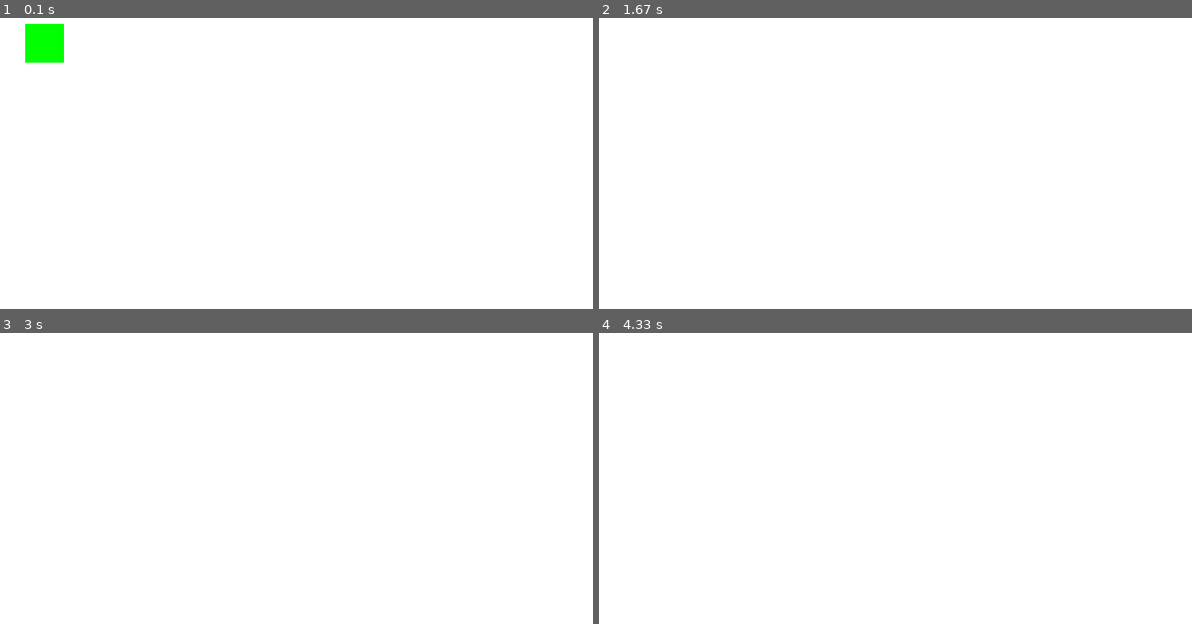
Above: before the commit, frames 1-4 (two rows, left to right).
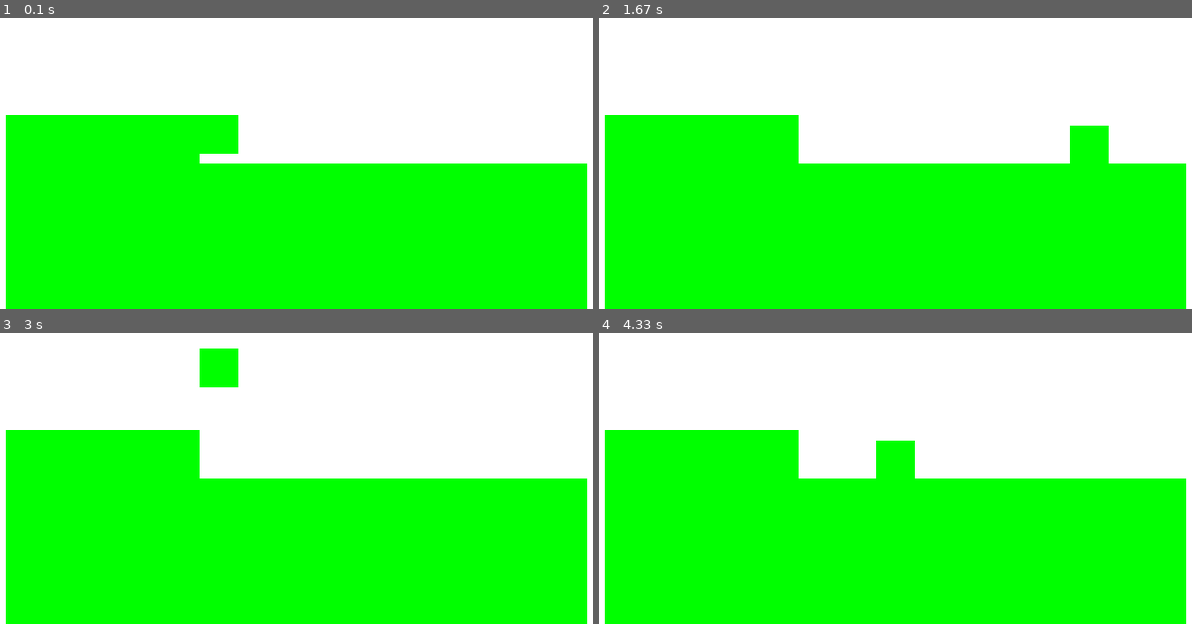
Above: after the commit, the same moments.

Repository: salfk23/2drpg_pygame
Game: pygame game, started from main.py
Same seed, same stepped clock (60 frames per second), same inputs: the game is played once before the commit and once after it.
Inputs:
- Up to frame 1 (0.1 s): no input
- Up to frame 2 (1.67 s): hold D 0.33-0.8 s; hold W 0.83-1.13 s; hold D 1.17-1.63 s
- Up to frame 3 (3 s): hold A 1.67-2.2 s; hold A 2.23-2.63 s; hold W from 2.67 s (still down)
- Up to frame 4 (4.33 s): release W at 3.03 s; hold D 3.07-3.7 s; hold A 3.73-4.2 s; hold D from 4.23 s (still down)

The runs differ from the first frame. In frame 1, 56% of the frame differs, in the area x 0-100%, y 2-100%; in frame 2, 55%; in frame 3, 55%; in frame 4, 55%.

Commit message:
Collision detection direction prototype

Diff:
--- a/game_engine/engine.py
+++ b/game_engine/engine.py
@@ -32,8 +32,6 @@
                 for _, callback in self.event_listener.get(event.type).items():
                     callback(event)
             for entity in self.entity_manager.get_all():
-                for near_entity in self.entity_manager.get_near(entity, 20):
-                    entity.collision(near_entity)
                 entity.update()
             self.renderer.draw()
             clock.tick(GAME_FPS)
--- a/game_engine/entities/entity.py
+++ b/game_engine/entities/entity.py
@@ -1,11 +1,13 @@
-import abc
 import pygame
 from game_engine.entities.event import EventListener
-
 from game_engine.helpers import Colors, Config, IManager, Singleton, Size2D
 
 
+
 NORMAL_SIZE_ENTITY = (32, 52)
+
+
+
 class Entity:
   def __init__(self, position:pygame.Vector2, size: Size2D):
     self._position = position
@@ -25,6 +27,29 @@
     self.sprite.fill(self._color)
     self.object = pygame.transform.rotate(
       pygame.transform.scale(self.sprite, self.size), 0)
+
+  def calculate_position(self, old_position:pygame.Vector2, new_position:pygame.Vector2):
+    '''
+    Calculate the new position of the entity
+    '''
+    nears = EntityManager.instance().get_near(self, 50)
+    up, down, left, right = False, False, False, False
+    for near in nears:
+      t_up, t_down, t_left, t_right, bias_x, bias_y = self.collision(near)
+      if (((t_up or t_down) and t_right and new_position.x > old_position.x) or
+          ((t_up or t_down) and t_left and new_position.x < old_position.x)):
+        if (t_up and (near.coll_square.bottom - new_position.y) > 2) or (t_down and (new_position.y - near.coll_square.top) > 2):
+          new_position.x = old_position.x
+        print('Collision X')
+      if (((t_left or t_right) and t_up and new_position.y < old_position.y) or
+          ((t_left or t_right) and t_down and new_position.y > old_position.y)):
+        new_position.y = old_position.y
+        print('Collision Y')
+        # if near.coll_square.top < new_position.y:
+        down = True
+        if self.coll_square.bottom - near.coll_square.top > 2:
+          new_position.y = near.coll_square.top - self.size[1] +1
+    return new_position, (up, down, left, right)
 
   @property
   def color(self):
@@ -71,22 +96,30 @@
     print(pos)
     return pos
 
-  def on_collision(self, other:'Entity', collision_type:tuple[bool, bool, bool, bool]):
-    pass
-
-  def collision(self, near_entity:'Entity'):
+  def collision(self, other:'Entity'):
     '''
     Check if entity is colliding with other, and if so, where
     did it collide.
     '''
-    if self.coll_square.colliderect(near_entity.coll_square):
-      print(self.coll_square.center, near_entity.coll_square.center)
-      # self.on_collision(near_entity, (
-      #   self.coll_square.left < near_entity.coll_square.right,
-      #   self.coll_square.right > near_entity.coll_square.left,
-      #   self.coll_square.top < near_entity.coll_square.bottom,
-      #   self.coll_square.bottom > near_entity.coll_square.top,
-      # ))
+    is_within_left = self.coll_square.left > other.coll_square.left and self.coll_square.left < other.coll_square.right
+    is_within_right = self.coll_square.right > other.coll_square.left and self.coll_square.right < other.coll_square.right
+    is_within_top = self.coll_square.top > other.coll_square.top and self.coll_square.top < other.coll_square.bottom
+    is_within_bottom = self.coll_square.bottom > other.coll_square.top and self.coll_square.bottom < other.coll_square.bottom
+    bias_x = other.coll_square.centerx - self.coll_square.centerx
+    bias_y = other.coll_square.centery - self.coll_square.centery
+
+    return is_within_top, is_within_bottom, is_within_left, is_within_right, bias_x, bias_y
+
+
+
+
+
+
+
+
+
+
+      # self.on_collision(other, direction)
 
 
 
--- a/game_engine/helpers.py
+++ b/game_engine/helpers.py
@@ -12,7 +12,12 @@
 The key is an object's id, and the value is said object's method (as callable)
 """
 
-
+# Enum of directions
+class Direction:
+    UP = 0
+    DOWN = 1
+    LEFT = 2
+    RIGHT = 3
 
 class Colors:
     BLACK = (0, 0, 0)
--- a/main.py
+++ b/main.py
@@ -1,40 +1,92 @@
 import pygame
 from game_engine.engine import EntityManager, GameEngine
 from game_engine.entities.dynamic import AffectedByGravity, ControllableEntity
+from game_engine.entities.entity import Entity
+from game_engine.entities.state import Solid
+from game_engine.helpers import Colors, Direction, Size2D
+import game_engine.helpers as helpers
 
 
+class MovableBox(ControllableEntity, AffectedByGravity, Solid):
 
-class MovableBox(ControllableEntity, AffectedByGravity):
-    def __init__(self, position:pygame.Vector2, size:pygame.Vector2, speed:int, jump_power:int):
-        super().__init__(position, size, speed, jump_power)
-        self.input = True
     def update(self):
-        self.position += self.velocity
+        AffectedByGravity.update(self)
+        new_position = self.position + self.velocity
+        old_y = self.position.y
+        new_position, (up, down, left, right) = self.calculate_position(self.position, new_position)
+
+        if down:
+            self.velocity.y = 0
+        self.position = new_position
+        print(self.position.y, old_y)
         # Get velocity y closer to 0 each frame
-        if self.velocity.y < 0:
-            self.velocity.y *= 0.9
-            if self.velocity.y < 0 and self.velocity.y > -0.1:
+        # if self.velocity.y < 0:
+        #     self.velocity.y *= 0.9
+        #     if self.velocity.y < 0 and self.velocity.y > -0.1:
+        #         self.velocity.y = 0
+
+        # if self.velocity.y > 0:
+        #     self.velocity.y *= 0.9
+        #     if self.velocity.y > 0 and self.velocity.y < 0.1:
+        #         self.velocity.y = 0
+
+
+    def on_collision(self, other: Entity, collision_direction: int):
+        # If entity is instance of AffectedByGravity
+        if (self.name == "Entity" and other.name == "FollowingMouse"):
+            print("Tile")
+            print("UP" if collision_direction == Direction.UP else "DOWN" if collision_direction == Direction.DOWN else "LEFT" if collision_direction == Direction.LEFT else "RIGHT")
+        if isinstance(other, Solid):
+            if collision_direction == Direction.DOWN and self.velocity.y > 0:
                 self.velocity.y = 0
-
-        if self.velocity.y > 0:
-            self.velocity.y *= 0.9
-            if self.velocity.y > 0 and self.velocity.y < 0.1:
+                self.position.y = other.position.y - self.size[1]+1
+                # Change this entity color to red
+                self.color = Colors.RED
+            if collision_direction == Direction.UP and self.velocity.y < 0:
                 self.velocity.y = 0
-
-        AffectedByGravity.update(self)
+                self.position.y = other.position.y + other.size[1]
+                self.color = Colors.GREEN
+            if collision_direction == Direction.LEFT and self.velocity.x < 0:
+                self.velocity.x = 0
+                self.color = Colors.BLUE
+            if collision_direction == Direction.RIGHT and self.velocity.x > 0:
+                self.velocity.x = 0
+                self.color = Colors.YELLOW
 
 
 
 
 
+
+
+
+class FollowingMouse(Entity, Solid):
+    def update(self):
+        # Get mouse position
+        point = pygame.Vector2(pygame.mouse.get_pos())
+
+        self.position = point
+
+class Tile(Entity, Solid):
+    pass
+
 def main():
     print("Running!")
     game = GameEngine.instance()
     em = EntityManager.instance()
+    ground = Tile(pygame.Vector2(20, 450), (600, 300))
+    ground.name = "Tile"
+
+    wall = Tile(pygame.Vector2(20, 400), (200, 70))
+    wall.name = "Tile 2"
+    em.add(ground)
+    em.add(wall)
     em.add(
-        MovableBox(pygame.Vector2(40, 300), (40, 40), 5, 10)
+        MovableBox(pygame.Vector2(220, 390), (40, 40), 5, 10)
     )
-
+    fm = FollowingMouse(pygame.Vector2(50, 50), (10, 10))
+    fm.name = "FollowingMouse"
+    # em.add(fm)
     game.run()
 
 
